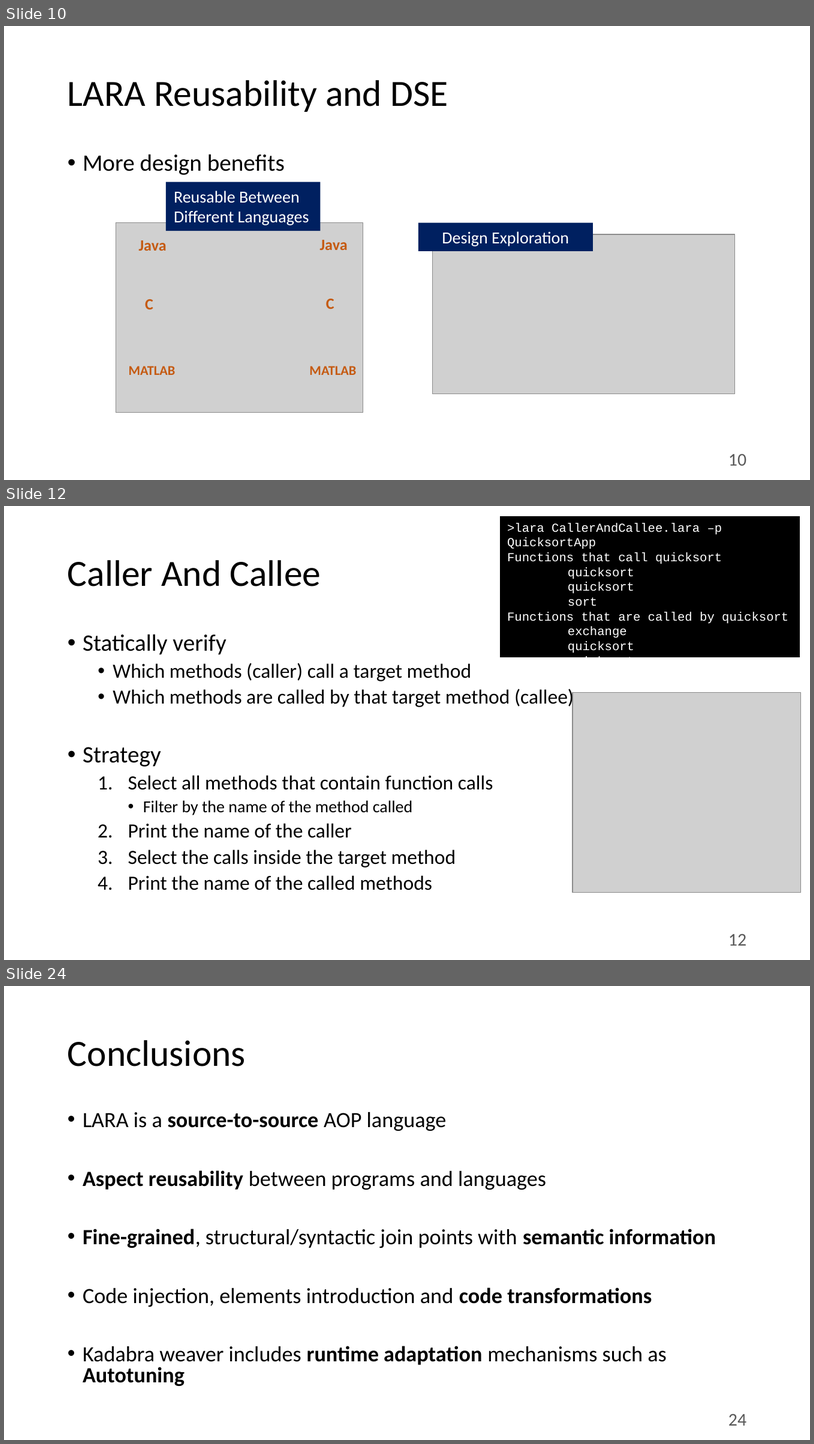
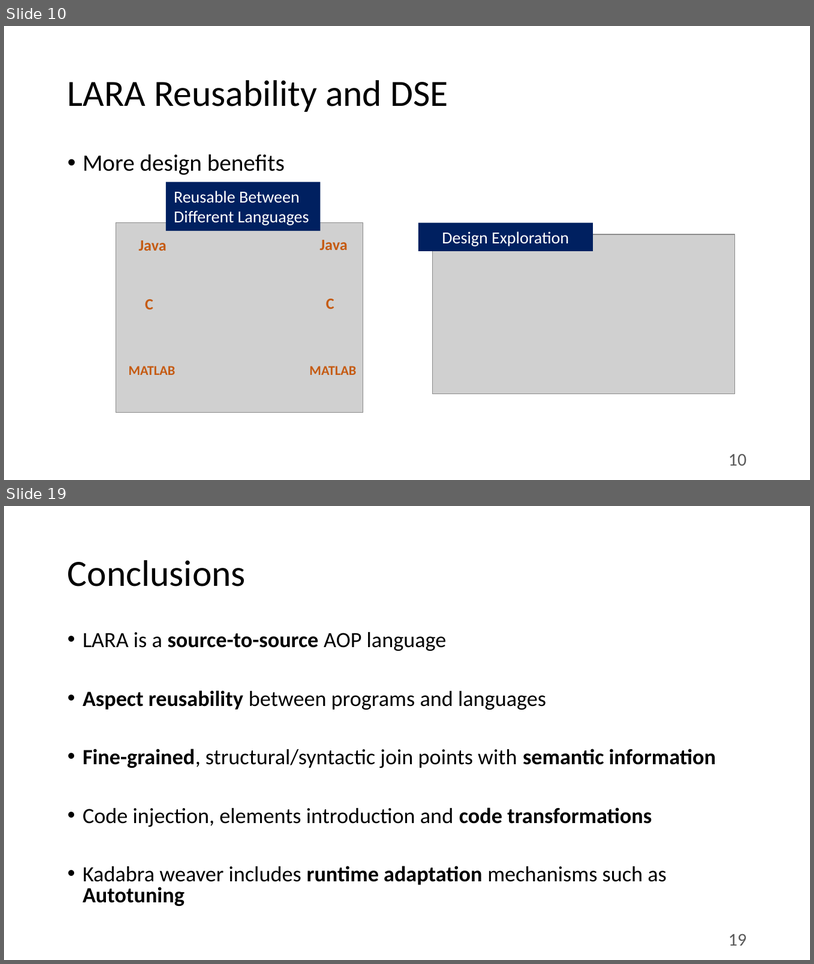
Before and after one commit to specs-feup/specs-lara, a slide deck: Tutorial-2018-INDIN/Clava-Tutorial.pptx. Shown one above the other, each under a label of ours: slides 10, 12 and 24 before the commit, slides 10 and 19 after it; the slides between them are not shown. The pictures are 814x1444 and 814x964 pixels, drawn with LibreOffice and Linux fonts; fonts in the diff are those of the drawing; grey boxes stand for pictures. Boxes give left, top, right and bottom in pixels: in the first picture for what was removed or moved away, otherwise in the second. Text is boxed around its words. In the diff, an @@ line names an element or a change of style, - is before the commit and + after.

```diff
--- a/Tutorial-2018-INDIN/Clava-Tutorial.pptx
+++ b/Tutorial-2018-INDIN/Clava-Tutorial.pptx
@@ slide 12 removed at [4,506,810,960], background #FFFFFF @@
@@ rectangle removed at [500,516,801,658] @@
->lara CallerAndCallee.lara –p QuicksortApp
-Functions that call quicksort
-quicksort
-quicksort
-sort
-Functions that are called by quicksort
-exchange
-quicksort
-quicksort
@@ title removed at [68,560,321,586] @@
-Caller And Callee
@@ text removed at [83,634,574,890] @@
-• Statically verify
-  • Which methods (caller) call a target method
-  • Which methods are called by that target method (callee)
-• Strategy
-  1. Select all methods that contain function calls
-    • Filter by the name of the method called
-  2. Print the name of the caller
-  3. Select the calls inside the target method
-  4. Print the name of the called methods
@@ picture removed at [573,692,801,892] @@
@@ page number removed at [729,933,747,945] @@
-12
@@ what was slide 24 is now slide 19 @@
@@ page number at [729,933,747,945]: text changed @@
-24
+19
```
Also in this commit, not shown: 4 slides changed, 6 slides added, 10 other slides removed.
